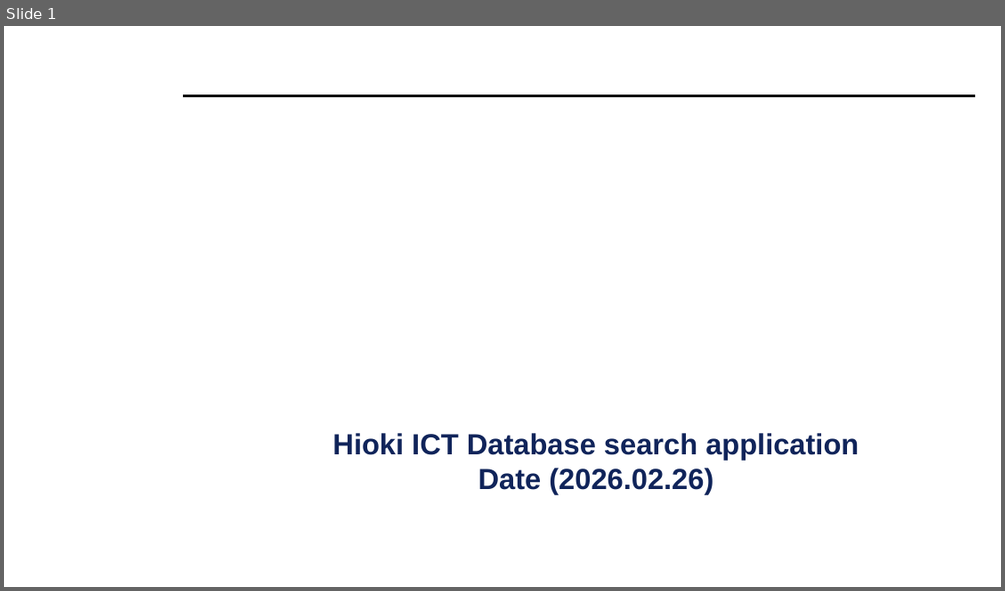
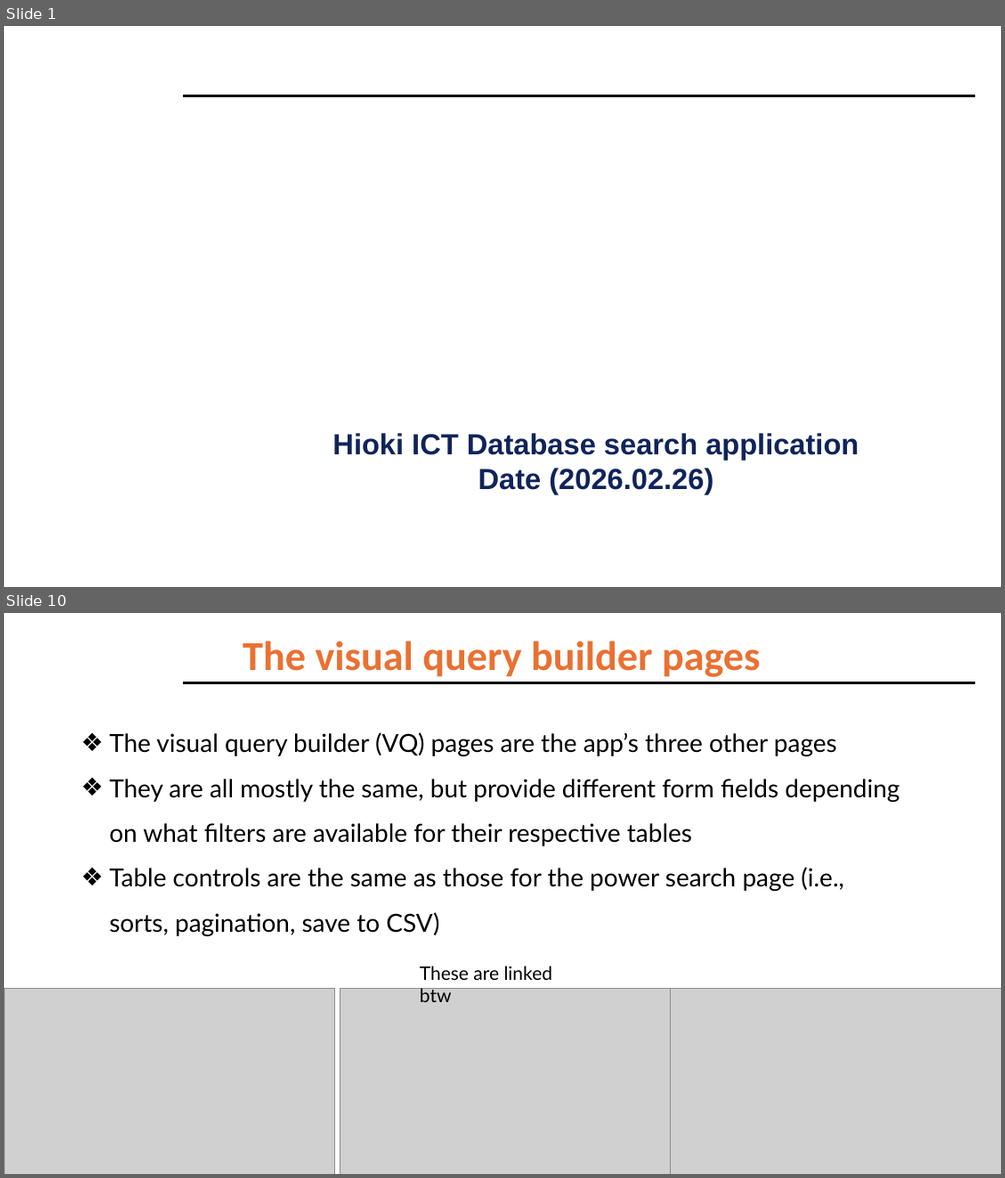
Before and after one commit to eric-mckay-sus/HiokiLogSuite, a slide deck: HiokiNL2SQLMark1/UserGuide.pptx. Shown one above the other, each under a label of ours: slide 1 before the commit, slides 1 and 10 after it; the slides between them are not shown. The pictures are 1005x591 and 1005x1178 pixels, drawn with LibreOffice and Linux fonts; fonts in the diff are those of the drawing; grey boxes stand for pictures; background and template pictures are left out. Boxes give left, top, right and bottom in pixels: in the first picture for what was removed or moved away, otherwise in the second. Text is boxed around its words. In the diff, an @@ line names an element or a change of style, - is before the commit and + after.

Commit message:
Auto-scroll to table for VQ pages on confirm, needs refactoring (but it works)

```diff
--- a/HiokiNL2SQLMark1/UserGuide.pptx
+++ b/HiokiNL2SQLMark1/UserGuide.pptx
@@ slide 10 added at (4, 613, 1001, 1174), background #FFFFFF; not listed: 1 template element that a slide beside it also shows @@
@@ title added at (243, 641, 760, 677), 39.6 pt, text #E97132, bold @@
+The visual query builder pages
@@ text added at (109, 732, 899, 936), 24 pt, text #000000 @@
+❖ The visual query builder (VQ) pages are the app’s three other pages
+❖ They are all mostly the same, but provide different form fields depending on what filters are available for their respective tables
+❖ Table controls are the same as those for the power search page (i.e., sorts, pagination, save to CSV)
@@ text added at (420, 965, 553, 1002), 18 pt, text #000000 @@
+These are linked btw
@@ picture added at (4, 988, 334, 1174) @@
@@ picture added at (340, 988, 671, 1174) @@
@@ picture added at (671, 988, 1001, 1174) @@
```
Also in this commit, not shown: 11 other slides added, 8 slides removed, 14 other files.
